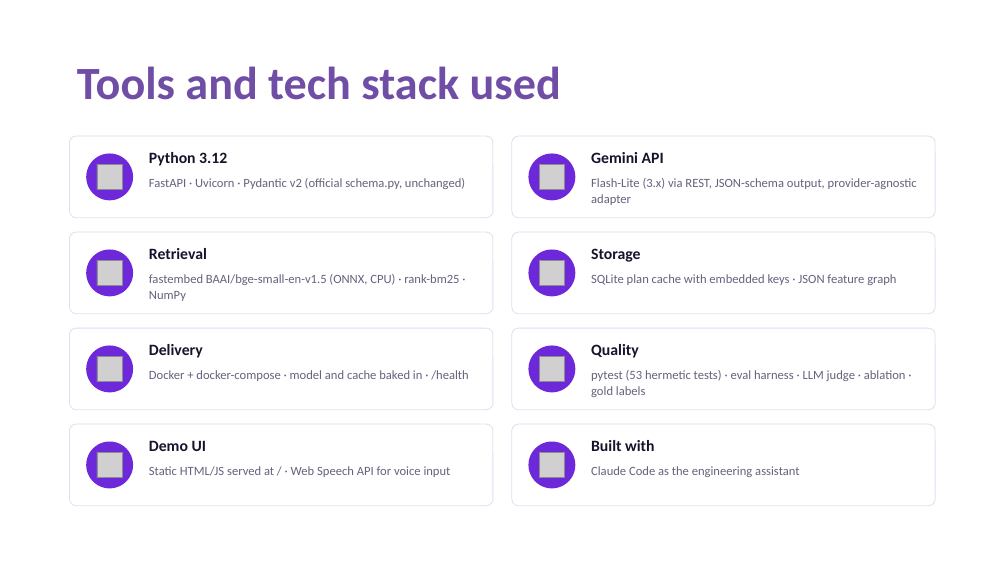
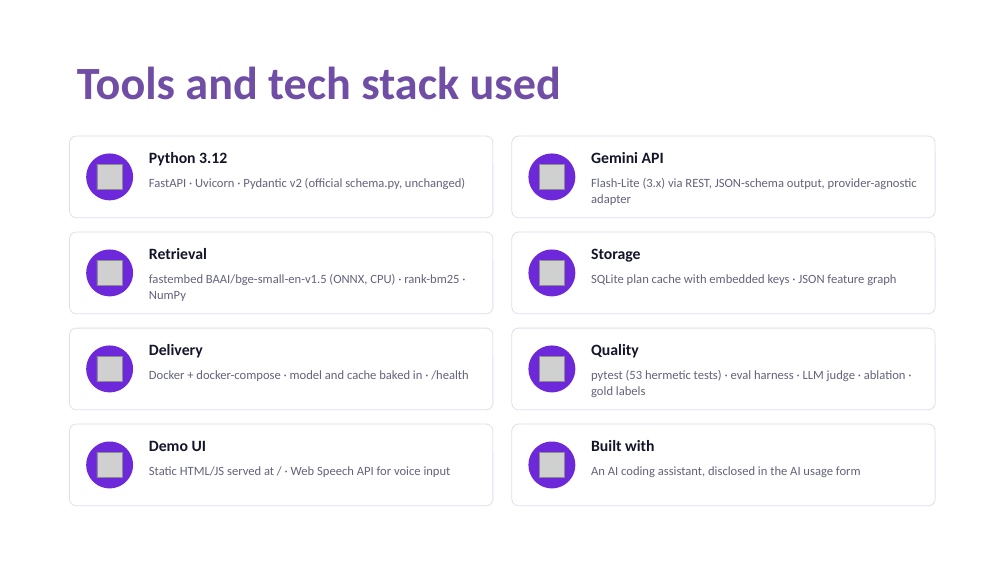
Before and after one commit to AbhishekVerma295/SRMIST_QueueQueueing_PRISM_Theme02, a slide deck: slide 6 of docs/SRMIST_QueueQueueing.pptx. Drawn at 1008x567 pixels with LibreOffice and Linux fonts; fonts in the diff are those of the drawing; grey boxes stand for pictures. Boxes give left, top, right and bottom in pixels: in the first picture for what was removed or moved away, otherwise in the second. Text is boxed around its words. In the diff, an @@ line names an element or a change of style, - is before the commit and + after.

```diff
--- a/docs/SRMIST_QueueQueueing.pptx
+++ b/docs/SRMIST_QueueQueueing.pptx
@@ text at <box>591,466,861,477</box>: text changed @@
-Claude Code as the engineering assistant
+An AI coding assistant, disclosed in the AI usage form
```
Also in this commit, not shown: 9 other files.
